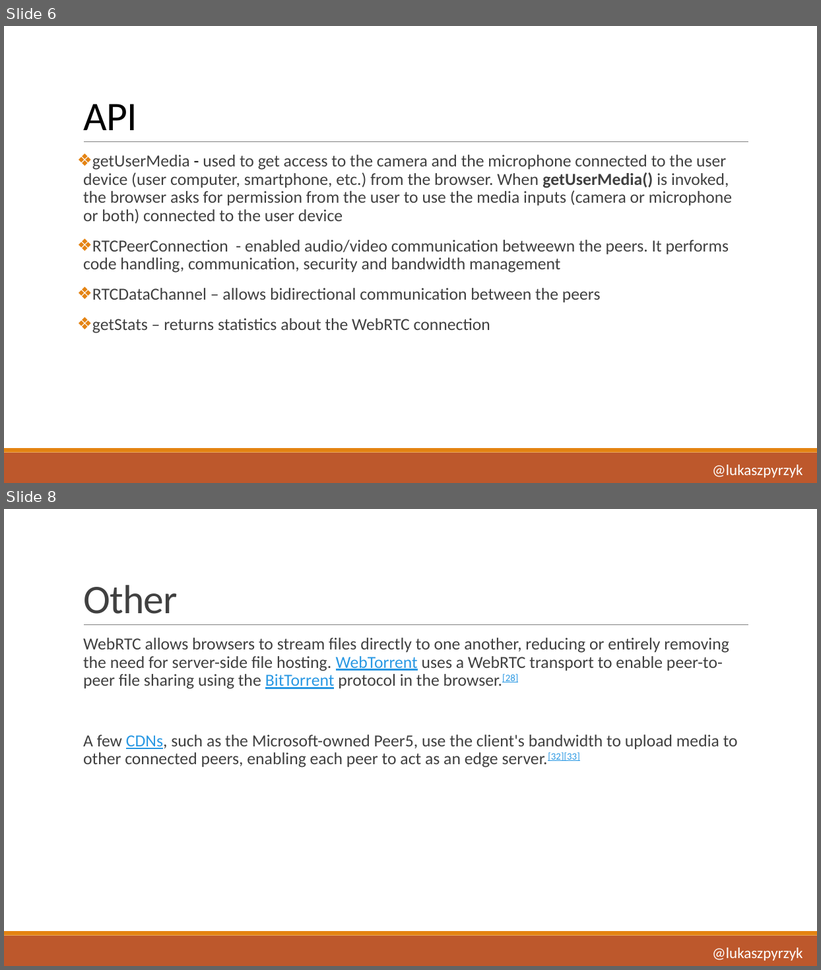
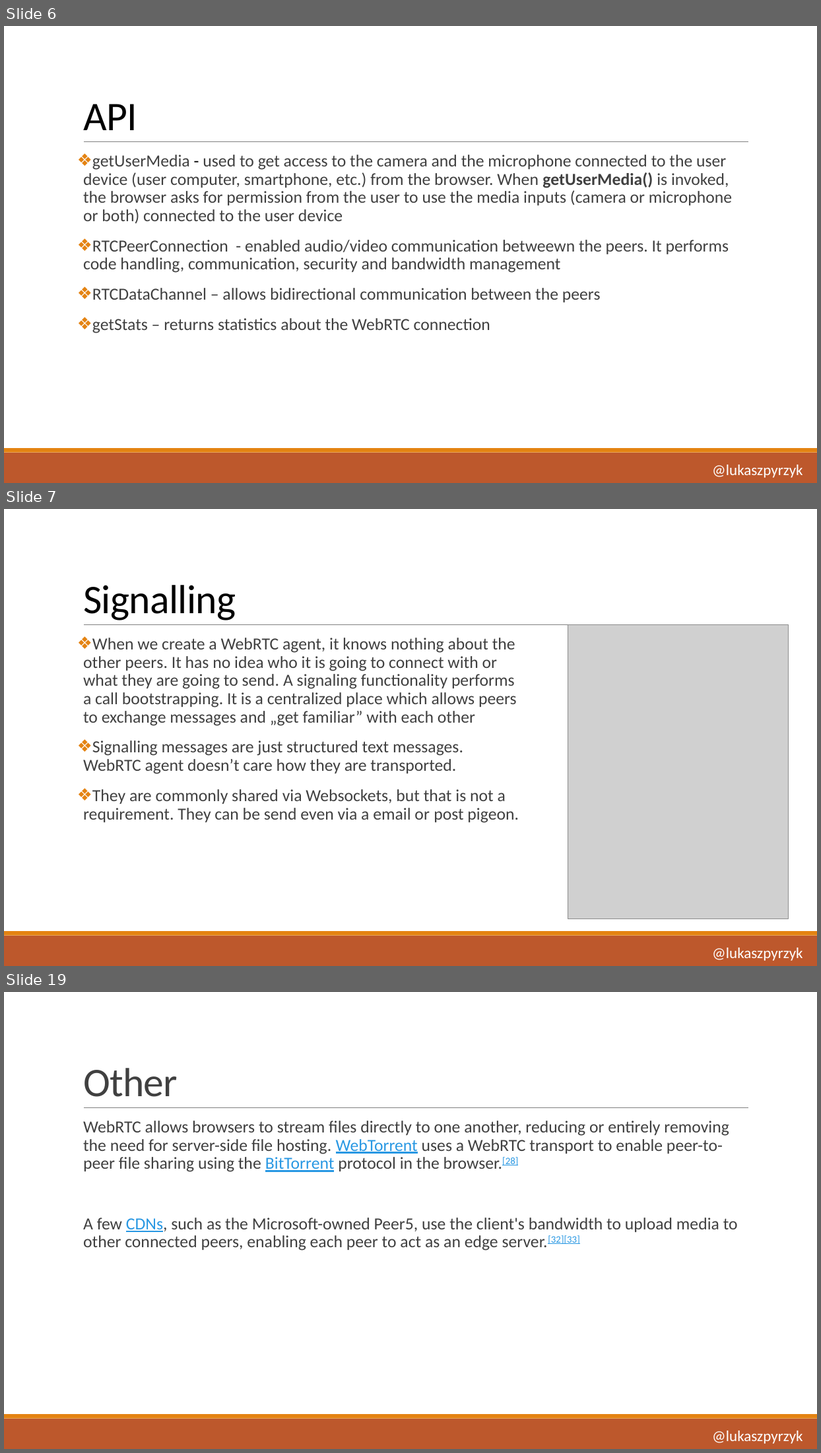
Before and after one commit to lukasz-pyrzyk/webrtc-dotnet, a slide deck: WebRTC with.pptx. Shown one above the other, each under a label of ours: slides 6 and 8 before the commit, slides 6, 7 and 19 after it; the slides between them are not shown. The pictures are 821x970 and 821x1453 pixels, drawn with LibreOffice and Linux fonts; fonts in the diff are those of the drawing; grey boxes stand for pictures. Boxes give left, top, right and bottom in pixels: in the first picture for what was removed or moved away, otherwise in the second. Text is boxed around its words. In the diff, an @@ line names an element or a change of style, - is before the commit and + after.

```diff
--- a/WebRTC with.pptx
+++ b/WebRTC with.pptx
@@ slide 7 added at [4,509,817,966], background #FFFFFF; not listed: 3 template elements that a slide beside it also shows @@
@@ title added at [83,585,236,621], 48 pt, text #000000 @@
+Signalling
@@ picture added at [568,625,789,919] @@
@@ text added at [83,638,519,823], 20 pt, text #404040 @@
+❖ When we create a WebRTC agent, it knows nothing about the other peers. It has no idea who it is going to connect with or what they are going to send. A signaling functionality performs a call bootstrapping. It is a centralized place which allows peers to exchange messages and „get familiar” with each other
+❖ Signalling messages are just structured text messages. WebRTC agent doesn’t care how they are transported.
+❖ They are commonly shared via Websockets, but that is not a requirement. They can be send even via a email or post pigeon.
@@ text added at [712,948,803,961], 18 pt, text #FFFFFF @@
+@lukaszpyrzyk
@@ what was slide 8 is now slide 19 @@
```
Also in this commit, not shown: 1 slide changed, 11 other slides added.
